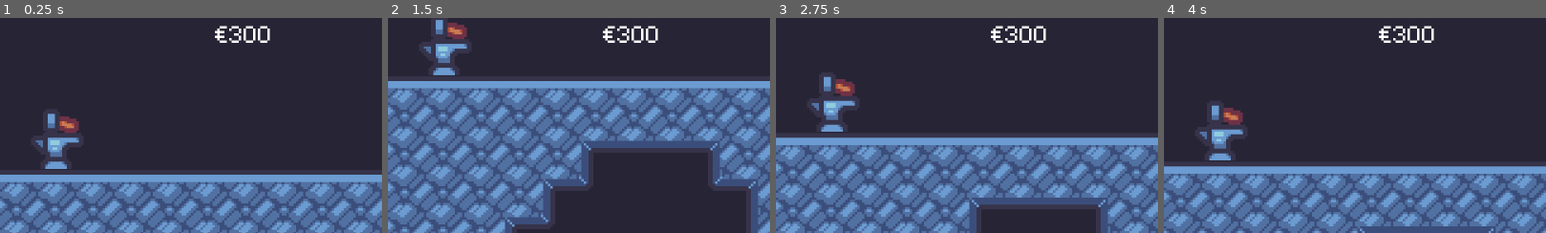
Above: before the commit, frames 1-4 (left to right).
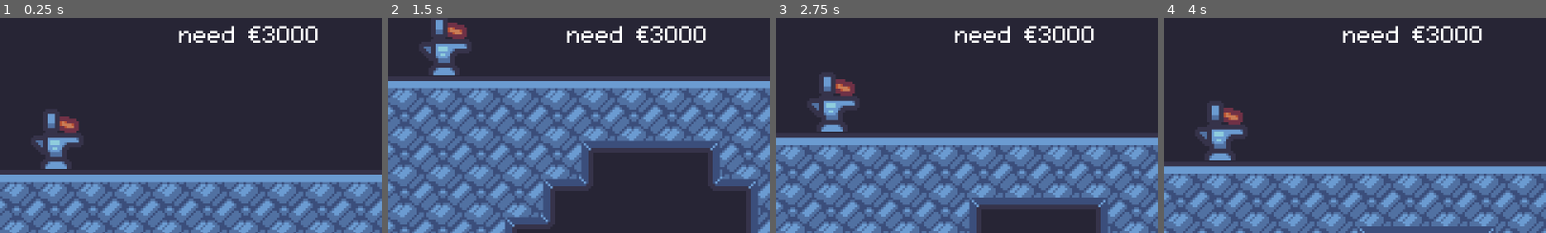
Above: after the commit, the same moments.

Repository: Ninesliced/ludumdare-57
Game: Godot game, scene res://scenes/main.tscn
Same seed, same stepped clock (60 frames per second), same inputs: the game is played once before the commit and once after it. The engine's default icon, where the game draws it, is replaced by a stand-in: a white triangle on a blue panel in a dark square.
Inputs (mouse positions are % of the whole screen's width and height, from its top left):
- Up to frame 1 (0.25 s): no input
- Up to frame 2 (1.5 s): move the mouse to (72, 45) at 0.52 s; hold D (right) 0.53-1.25 s; hold J (burrow) 0.53-1.25 s; click (72, 45) at 0.67 s; tap Space (jump) at 0.77 s; drag from (30, 55) to (26, 8) at 1.27 s
- Up to frame 3 (2.75 s): move the mouse to (60, 28) at 2.02 s; hold A (left) from 2.03 s (still down); hold Right mouse button (right_click) from 2.03 s (still down)
- Up to frame 4 (4 s): release A (left) at 2.75 s; release Right mouse button (right_click) at 2.75 s; drag from (45, 70) to (73, 32) at 2.77 s; move the mouse to (80, 65) at 3.52 s; press the mouse at (80, 65) at 3.53 s; hold D (right) from 3.53 s (still down); tap Space (jump) at 3.77 s
The pictures show only the part of the screen within x 18-68%, y 10-60%; the shares and areas given below are measured in that part.

The runs differ from the first frame. In frame 1, 1.4% of the frame differs, in the area x 46-84%, y 3-12%; in frame 2, 1.4%; in frame 3, 1.4%; in frame 4, 1.4%.

Commit message:
Update in_game_ui.gd and in_game_ui.tscn

Diff:
--- a/scenes/ui/in_game/in_game_ui.gd
+++ b/scenes/ui/in_game/in_game_ui.gd
@@ -5,6 +5,7 @@
 var euro_icon = preload("res:///assets/images/particle/euro.png")
 
 func _ready():
+	%Win.hide()
 	var players = get_tree().get_nodes_in_group("player")
 	if players.size() == 0:
 		return
@@ -16,7 +17,9 @@
 
 func _process(delta):
 	%TimeLeft.text = str(int(GameState.get_time_left())) + "s"
-	%MoneyNeeded.text = "€" + str(GameState.money_needed)
+	%MoneyNeeded.text = " need €" + str(3000)
+	if Global.money >= 3000:
+		%Win.show()
 
 func update_text_icon():
 	var inventory = player.inventory as Inventory
--- a/scenes/ui/in_game/in_game_ui.tscn
+++ b/scenes/ui/in_game/in_game_ui.tscn
@@ -58,6 +58,11 @@
 text = "money needed"
 horizontal_alignment = 1
 
+[node name="Win" type="Label" parent="HBoxContainer/Mid"]
+unique_name_in_owner = true
+layout_mode = 2
+text = "YOU WOONNNNNN"
+
 [node name="Right" type="VBoxContainer" parent="HBoxContainer"]
 layout_mode = 2
 size_flags_horizontal = 3
